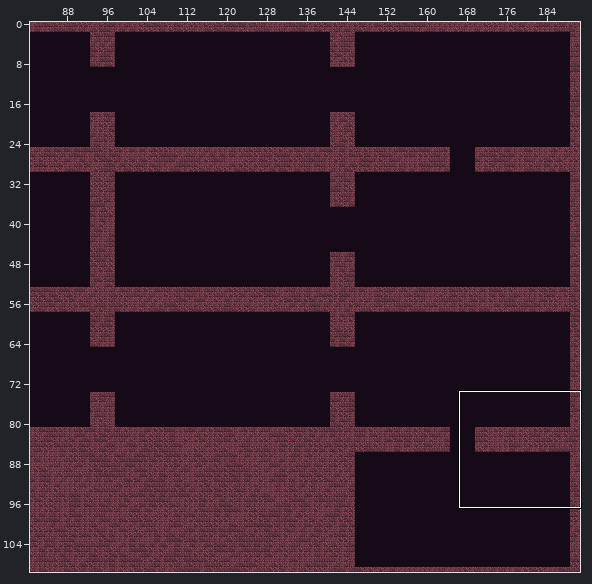
Two versions of a level (Tiled map, android/assets/maps/CavernMap1.tmx). The first picture is a wide view before the edit; the outline marks the close-up.
Close-up. Before:
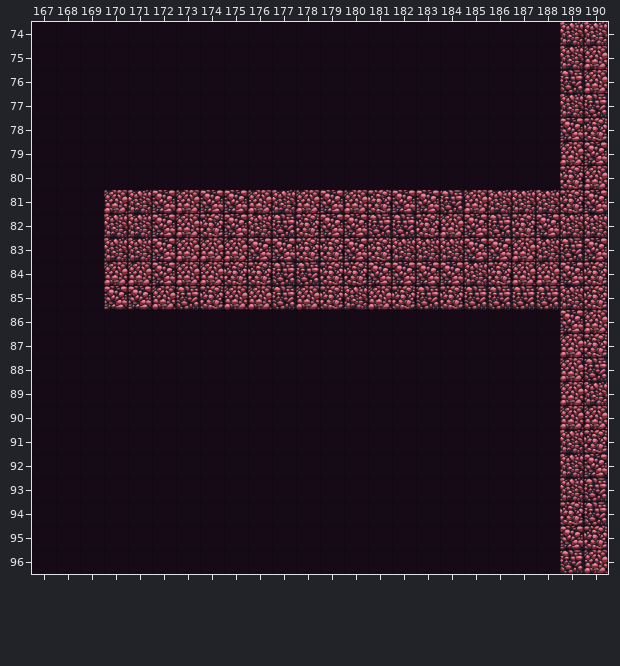
Cells are 64x64 px. Shown: x 167..190, y 74..96. The commit also changed other parts of the map, which this record leaves out.
Once edited:
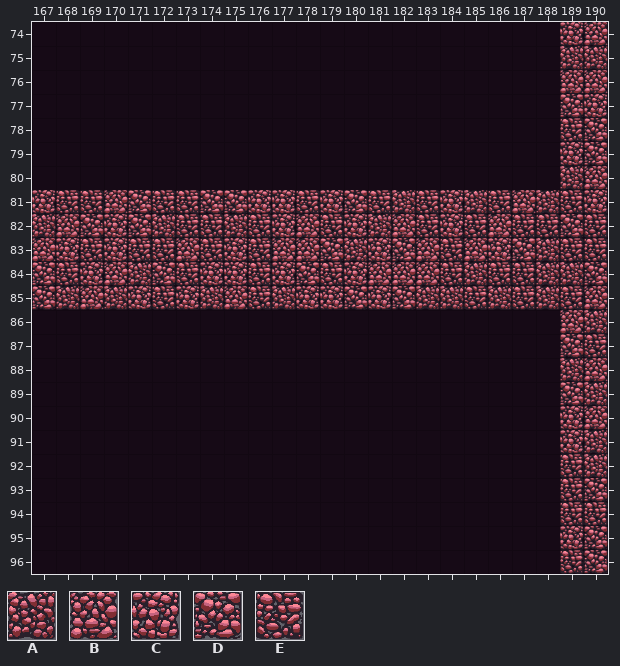
Key: from "tileMapGutter": A 5, B 6, C 7, D 8, E 9.
_ is an empty cell.
Tiles replaced or removed in this view: A, B, C, D, E.
Change:
Changed rows in their new state; . is an unchanged cell.
Layer "terrain":
first column x 167:
74 ......................CB
75 .......................A
76 ......................B.
77 ......................DC
78 ......................ED
79 ......................C.
80 ......................A.
81 CEE.DEE..CCECDEAECAEB.EC
82 ABDCDAEEAECBECABECEBEEDE
83 BCECEE.ECEBBDA.DBEBCD..E
84 DEC.A.EC.ECDE.BBBE.EEAAD
85 DABACECA.EAC.DCDAA.A.AEB
86 ......................BA
87 ......................DE
88 ......................AB
89 ......................D.
90 ......................C.
91 ......................CA
92 ......................EA
93 ......................ED
94 ......................E.
95 ......................CD
96 .......................D
Where, in picture pixels (left, top, right, bottom), the same in both close-ups:
changed: (32, 22, 608, 574)
